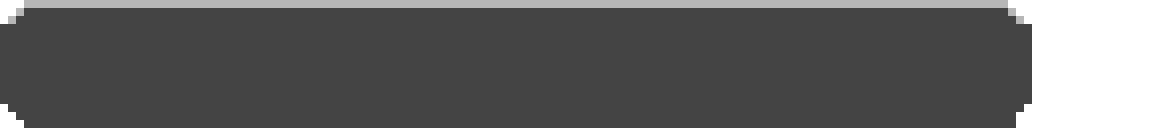
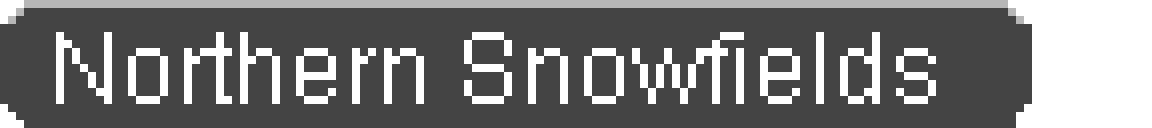
Before/after of a 1152x128 layered artwork. What changed in the layer stack:
added layer "Northern Snowfields" above "BG" over [56, 32, 936, 104]
renamed "Pasted Layer" to "JP", showed it, painted on it over [80, 32, 624, 104]
